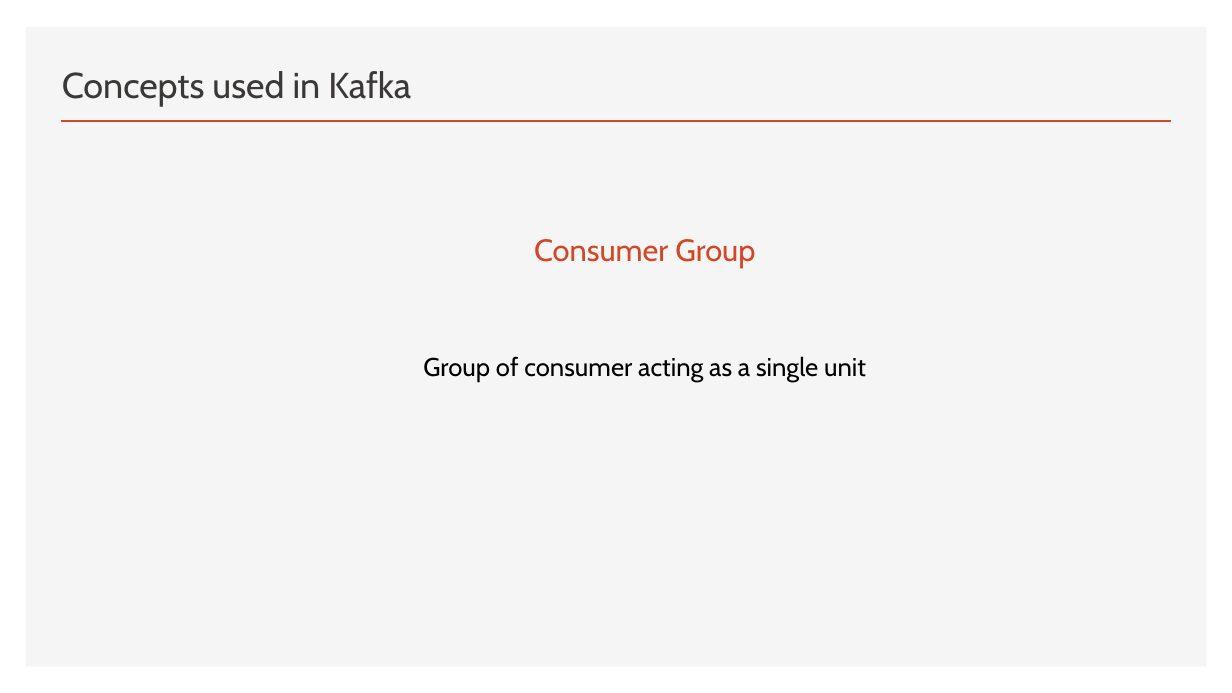
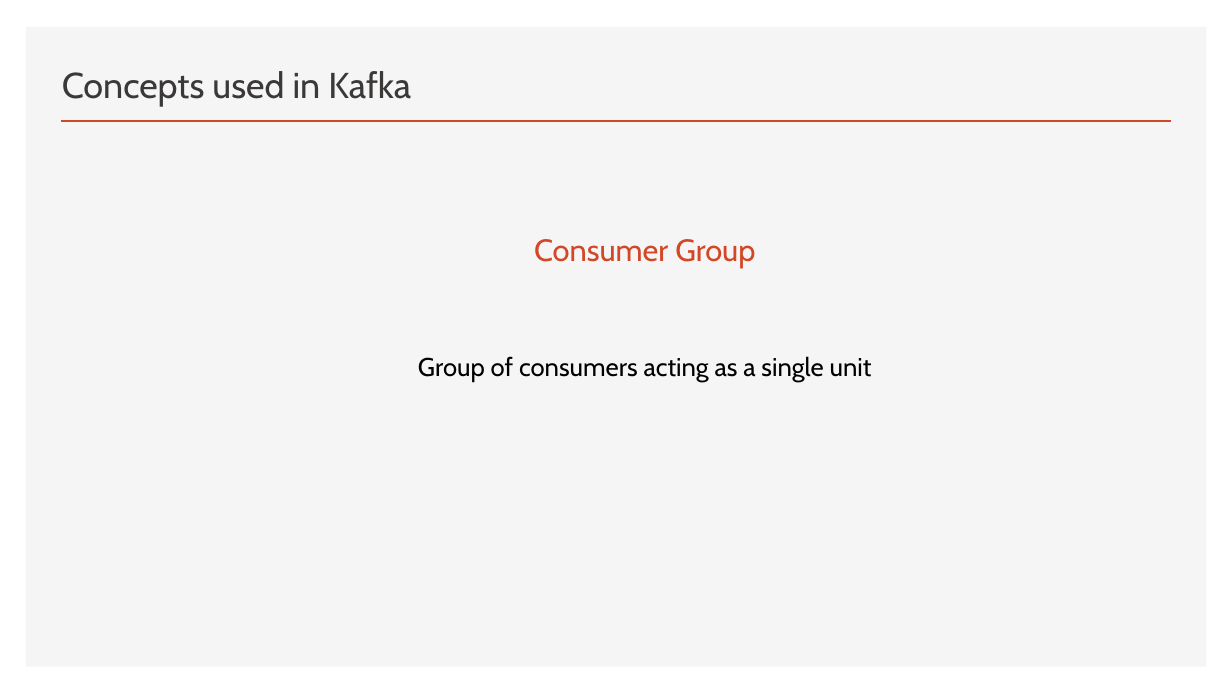
Before and after one commit to FITE-5thYear/DS-Mini-Presentation, a slide deck: slide 18 of Kafka.pptx (slide 19 before the commit). Drawn at 1232x693 pixels with LibreOffice and Linux fonts; fonts in the diff are those of the drawing. Boxes give left, top, right and bottom in pixels: in the first picture for what was removed or moved away, otherwise in the second. Text is boxed around its words. In the diff, an @@ line names an element or a change of style, - is before the commit and + after.

```diff
--- a/Kafka.pptx
+++ b/Kafka.pptx
@@ text at (x1=418, y1=356, x2=872, y2=382): text changed @@
-Group of consumer acting as a single unit
+Group of consumers acting as a single unit
```
Also in this commit, not shown: 8 other slides changed, 10 slides added, 2 slides removed, 1 other file.
